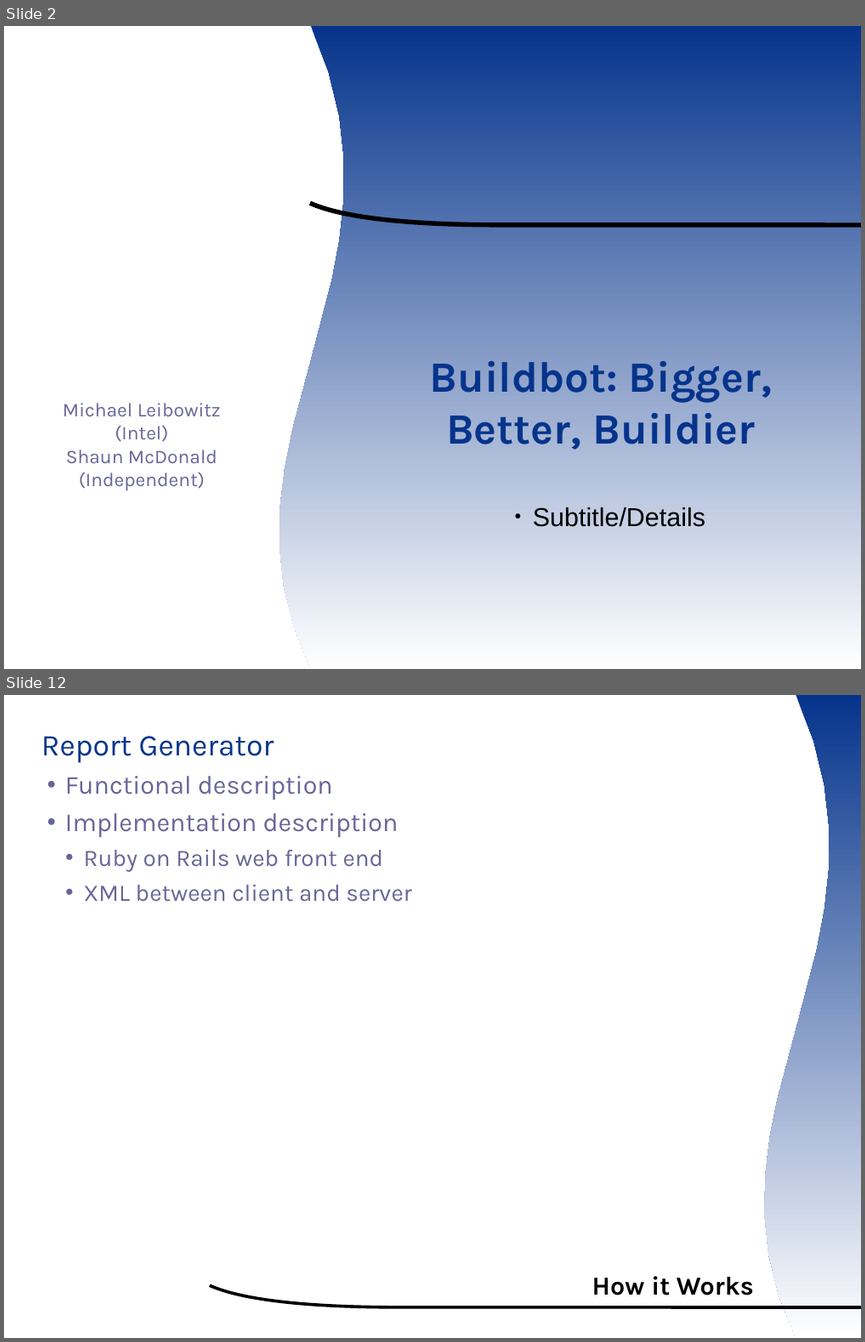
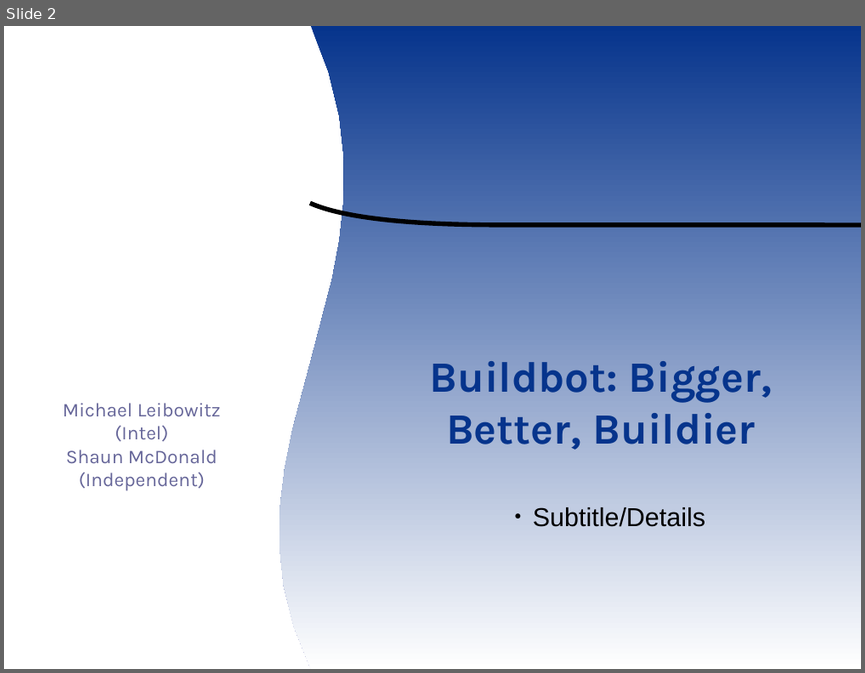
Before and after one commit to smsm1/ootermite, a slide deck: wiki/ooocon2007presentation.odp. Shown one above the other, each under a label of ours: slides 2 and 12 before the commit, slide 2 after it; the slides between them are not shown. The pictures are 865x1342 and 865x673 pixels, drawn with LibreOffice and Linux fonts; fonts in the diff are those of the drawing; background and template pictures are left out. Boxes give left, top, right and bottom in pixels: in the first picture for what was removed or moved away, otherwise in the second. Text is boxed around its words. In the diff, an @@ line names an element or a change of style, - is before the commit and + after.

```diff
--- a/wiki/ooocon2007presentation.odp
+++ b/wiki/ooocon2007presentation.odp
@@ slide 12 removed at <box>4,695,861,1338</box>, background #FFFFFF @@
@@ freeform shape removed at <box>765,695,861,1338</box> @@
@@ text removed at <box>41,736,411,902</box> @@
-  Report Generator
-  ● Functional description
-  ● Implementation description
-    ● Ruby on Rails web front end
-    ● XML between client and server
@@ title removed at <box>592,1276,754,1295</box> @@
-How it Works
@@ freeform shape removed at <box>210,1285,861,1307</box> @@
```
Also in this commit, not shown: 2 slides changed, 9 slides added, 9 other slides removed.
